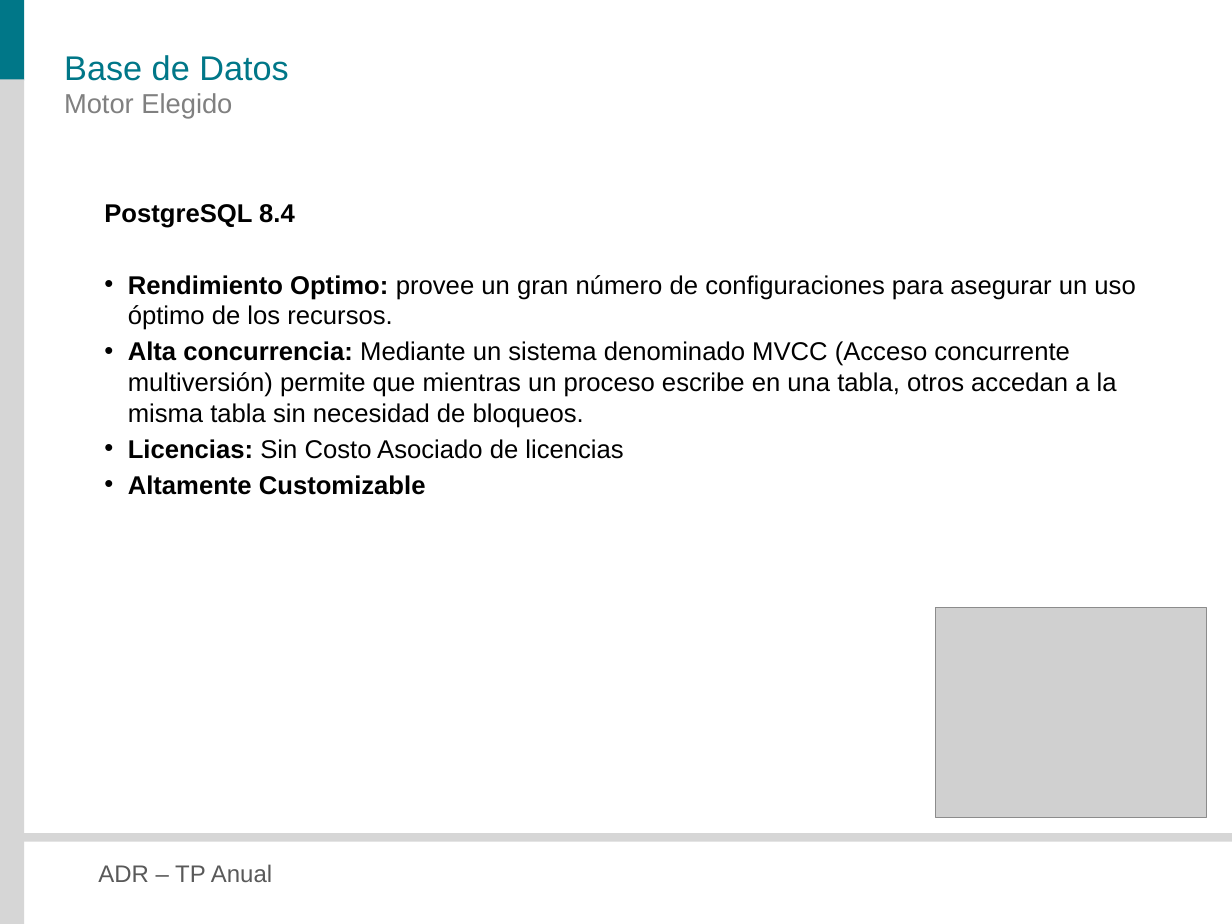
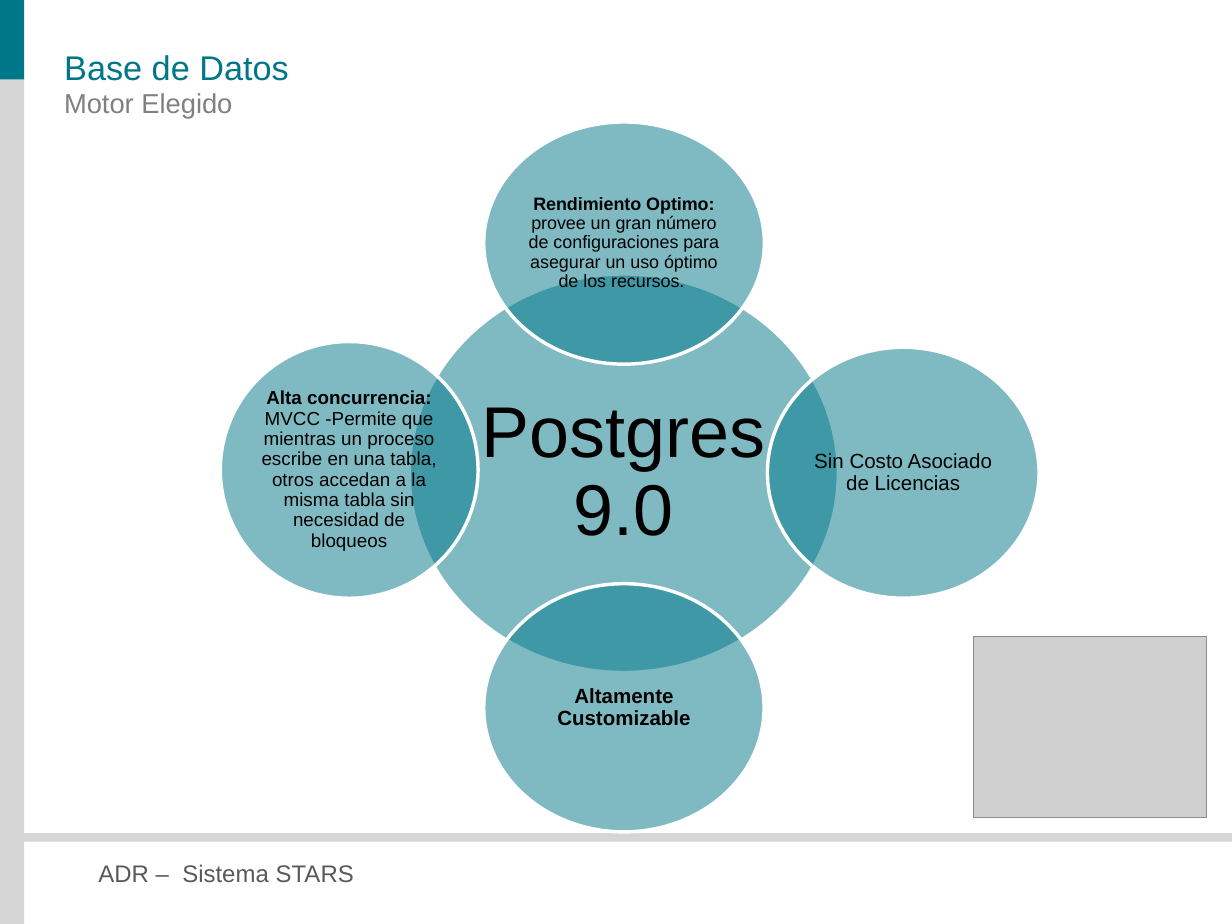
Before and after one commit to veritoreinoso/adr-2010, a slide deck: slide 7 of Presentacion.pptx. Drawn at 1232x924 pixels with LibreOffice and Linux fonts; fonts in the diff are those of the drawing; grey boxes stand for pictures. Boxes give left, top, right and bottom in pixels: in the first picture for what was removed or moved away, otherwise in the second. Text is boxed around its words. In the diff, an @@ line names an element or a change of style, - is before the commit and + after.

```diff
--- a/Presentacion.pptx
+++ b/Presentacion.pptx
@@ text removed at (104,204,1135,495) @@
-PostgreSQL 8.4
-• Rendimiento Optimo: provee un gran número de configuraciones para asegurar un uso óptimo de los recursos.
-• Alta concurrencia: Mediante un sistema denominado MVCC (Acceso concurrente multiversión) permite que mientras un proceso escribe en una tabla, otros accedan a la misma tabla sin necesidad de bloqueos.
-• Licencias: Sin Costo Asociado de licencias
-• Altamente Customizable
@@ group added at (221,122,1039,832): 5 ellipses, 5 texts @@
+Postgres 9.0
+Rendimiento Optimo: provee un gran número de configuraciones para asegurar un uso óptimo de los recursos.
+Sin Costo Asociado de Licencias
+Altamente Customizable
+Alta concurrencia: MVCC -Permite que mientras un proceso escribe en una tabla, otros accedan a la misma tabla sin necesidad de bloqueos
@@ picture: place and size @@
-picture at (936,607,1206,817)
+picture at (973,637,1206,818)
@@ text at (98,864,354,882): text changed @@
-ADR – TP Anual
+ADR – Sistema STARS
```
Also in this commit, not shown: 31 other slides changed, 1 slide added, 1 slide removed.
